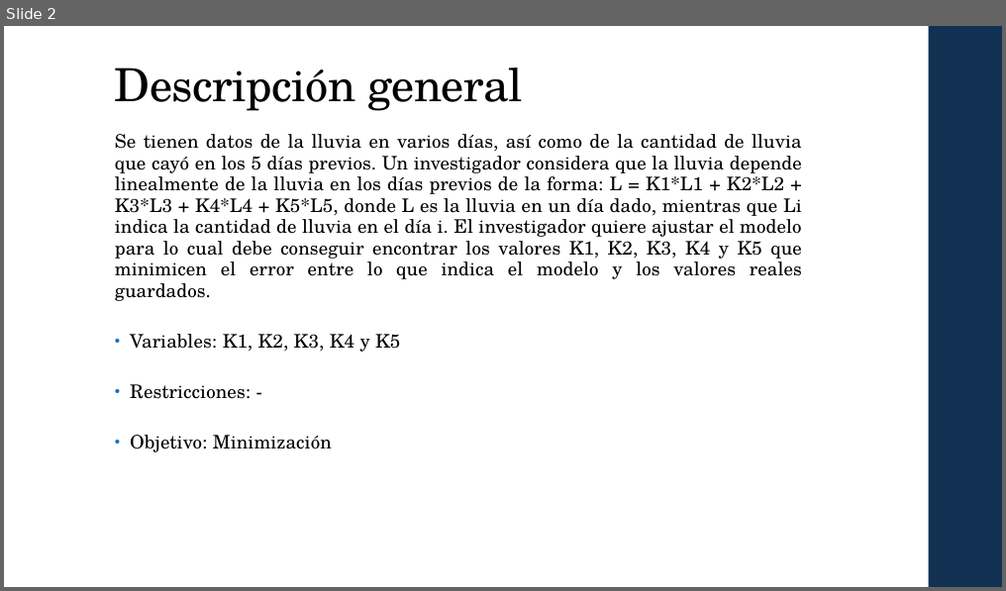
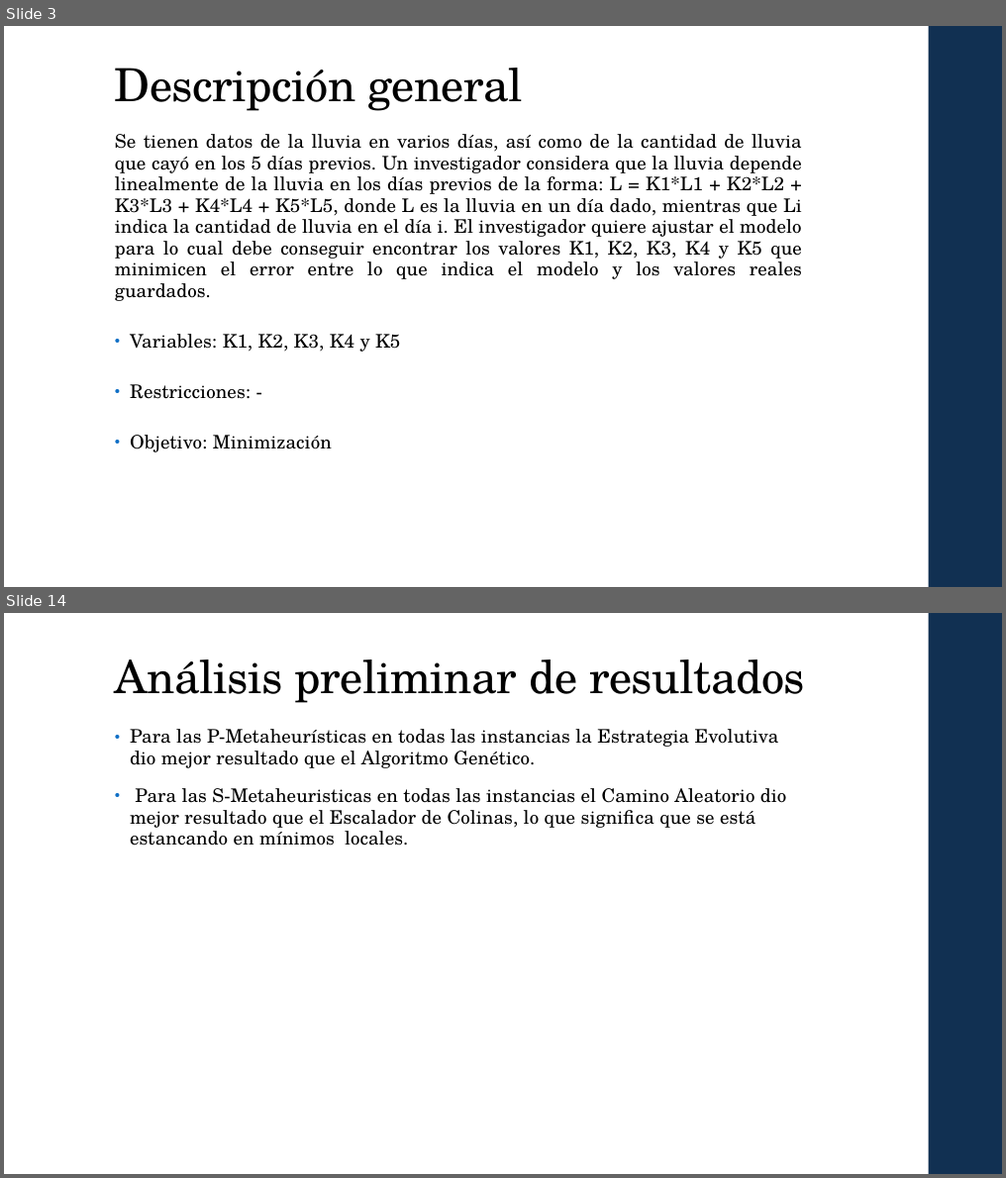
Before and after one commit to Javy011021/prediccion1, a slide deck: ppt/MH_Laura_Javier T2.pptx. Shown one above the other, each under a label of ours: slide 2 before the commit, slides 3 and 14 after it; the slides between them are not shown. The pictures are 1006x591 and 1006x1178 pixels, drawn with LibreOffice and Linux fonts; fonts in the diff are those of the drawing. Boxes give left, top, right and bottom in pixels: in the first picture for what was removed or moved away, otherwise in the second. Text is boxed around its words. In the diff, an @@ line names an element or a change of style, - is before the commit and + after.

```diff
--- a/ppt/MH_Laura_Javier T2.pptx
+++ b/ppt/MH_Laura_Javier T2.pptx
@@ slide 14 added at (4,613,1002,1174), background #FFFFFF; not listed: 1 template element that a slide beside it also shows @@
@@ title added at (115,660,805,703), 44 pt, text #000000 @@
+Análisis preliminar de resultados
@@ text added at (130,729,786,846), 18 pt, text #000000 @@
+• Para las P-Metaheurísticas en todas las instancias la Estrategia Evolutiva dio mejor resultado que el Algoritmo Genético.
+• Para las S-Metaheuristicas en todas las instancias el Camino Aleatorio dio mejor resultado que el Escalador de Colinas, lo que significa que se está estancando en mínimos locales.
@@ what was slide 2 is now slide 3 @@
```
Also in this commit, not shown: 6 slides changed, 4 other slides added, 5 slides removed, 2 other files.
